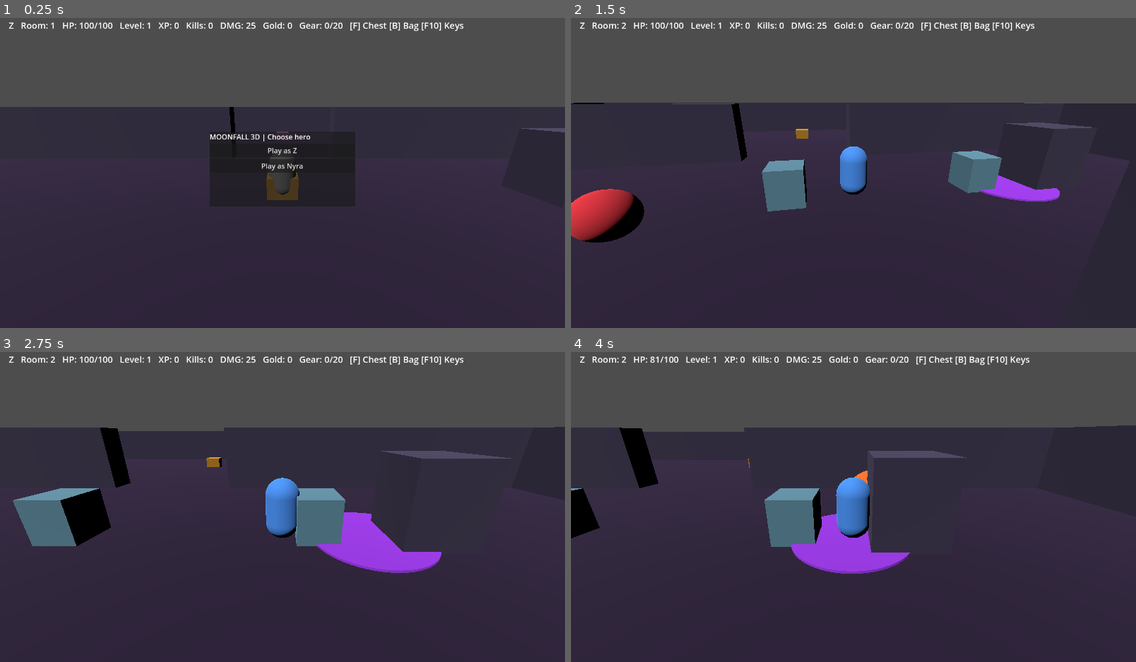
Above: before the commit, frames 1-4 (two rows, left to right).
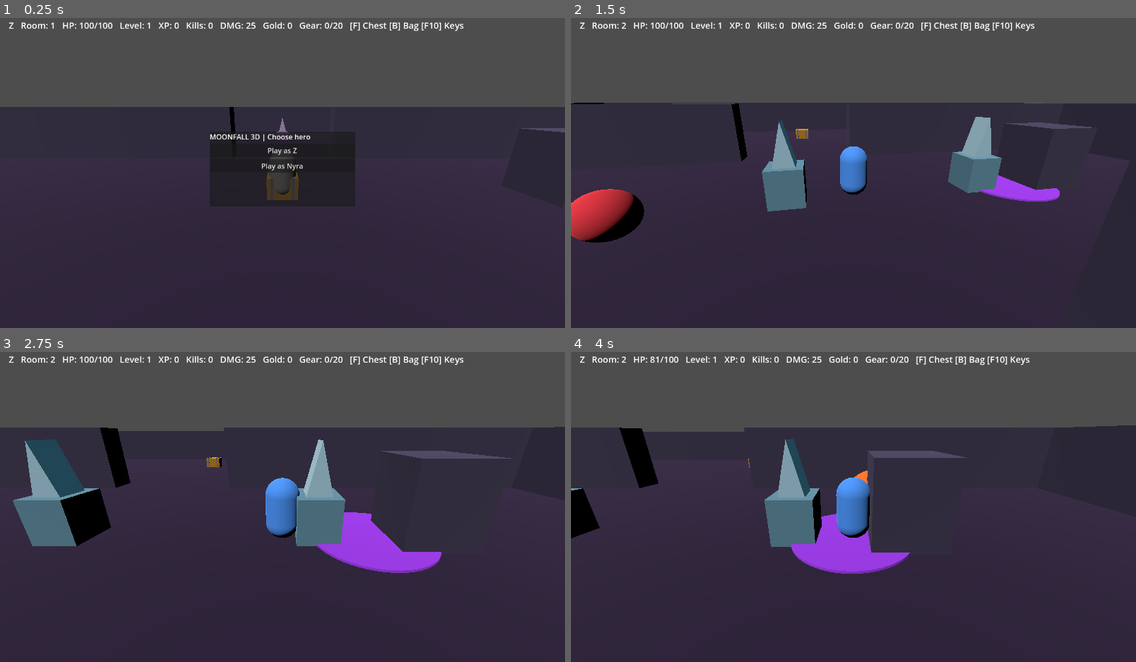
Above: after the commit, the same moments.

Repository: ericgantor-cyber/Moonfall
Game: Godot game, scene res://main.tscn
Same seed, same stepped clock (60 frames per second), same inputs: the game is played once before the commit and once after it.
Inputs (mouse positions are in pixels of both pictures, inside the frame that each line leads up to):
- Up to frame 1 (0.25 s): no input
- Up to frame 2 (1.5 s): click "Play as Z" at 0.5 s; tap Enter at 1.25 s; move the mouse to (977, 154) at 1.27 s; hold D from 1.28 s (still down); tap Q at 1.35 s; click (977, 154) at 1.42 s
- Up to frame 3 (2.75 s): tap Space at 1.52 s; release D at 2 s; drag from (169, 519) to (254, 565) at 2.02 s
- Up to frame 4 (4 s): move the mouse to (910, 432) at 2.77 s; hold D 2.78-3.5 s; tap F at 2.85 s; drag from (825, 565) to (684, 454) at 3.52 s

The runs differ from the first frame. In frame 1, 0.1% of the frame differs, in the area x 47-53%, y 32-59%; in frame 2, 0.8%; in frame 3, 1.7%, in the area x 4-59%, y 28-47%; in frame 4, 0.6%.

Commit message:
Add procedural Moonfall art details for chests, landmarks and foes

Diff:
--- a/Moonfall3D/scripts/game.gd
+++ b/Moonfall3D/scripts/game.gd
@@ -650,6 +650,35 @@
     mat.albedo_color = Color(1.0, 0.25, 0.75) if boss else [Color(0.9, 0.2, 0.25), Color(0.4, 0.75, 0.9), Color(0.95, 0.65, 0.18)][mob_kind]
     body.material_override = mat
     mob.add_child(body)
+    # Small readable silhouettes distinguish enemy archetypes without new assets.
+    if boss:
+        for side in [-1.0, 1.0]:
+            var horn := MeshInstance3D.new()
+            var horn_mesh := CylinderMesh.new()
+            horn_mesh.top_radius = 0.0
+            horn_mesh.bottom_radius = 0.38
+            horn_mesh.height = 1.4
+            horn.mesh = horn_mesh
+            horn.position = Vector3(side * 0.85, 3.25, 0.0)
+            horn.material_override = mat
+            mob.add_child(horn)
+    elif mob_kind == 2:
+        var crest := MeshInstance3D.new()
+        var crest_mesh := PrismMesh.new()
+        crest_mesh.size = Vector3(0.9, 0.8, 0.8)
+        crest.mesh = crest_mesh
+        crest.position = Vector3(0, 1.6, -0.25)
+        crest.material_override = mat
+        mob.add_child(crest)
+    elif mob_kind == 1:
+        var halo := MeshInstance3D.new()
+        var halo_mesh := TorusMesh.new()
+        halo_mesh.inner_radius = 0.54
+        halo_mesh.outer_radius = 0.78
+        halo.mesh = halo_mesh
+        halo.position.y = 1.75
+        halo.material_override = mat
+        mob.add_child(halo)
     var angle := randf() * TAU
     mob.position = player.position + Vector3(cos(angle) * 8.0, 0, sin(angle) * 5.0)
     mob.position.x = clampf(mob.position.x, -ARENA, ARENA)
@@ -758,6 +787,17 @@
         monument.material_override = mon_mat
         monument.position = Vector3(-9.0 + landmark * 9.0, mon_mesh.size.y * 0.5, -17.0 + room_index * 17.0)
         decor.add_child(monument)
+        var crystal := MeshInstance3D.new()
+        var crystal_mesh := PrismMesh.new()
+        crystal_mesh.size = Vector3(0.9, 1.8, 0.9)
+        crystal.mesh = crystal_mesh
+        crystal.position = monument.position + Vector3.UP * (mon_mesh.size.y * 0.5 + 0.9)
+        var crystal_mat := StandardMaterial3D.new()
+        crystal_mat.albedo_color = tint.lightened(0.55)
+        crystal_mat.emission_enabled = true
+        crystal_mat.emission = tint * 0.6
+        crystal.material_override = crystal_mat
+        decor.add_child(crystal)
     # Two readable floor hazards per region; always clear of the central doorway.
     for i in range(2):
         var hazard_pos := Vector3(-11.0 if i == 0 else 11.0, 0.0, -17.0 + float(room_index) * 17.0)
@@ -895,6 +935,29 @@
         mat.albedo_color = Color(0.75, 0.52, 0.12)
         mesh_node.material_override = mat
         chest.add_child(mesh_node)
+        # Metal bands, clasp, and a floating gem make loot recognizable at distance.
+        for band_x in [-0.46, 0.46]:
+            var band := MeshInstance3D.new()
+            var band_mesh := BoxMesh.new()
+            band_mesh.size = Vector3(0.12, 1.05, 1.08)
+            band.mesh = band_mesh
+            band.position = Vector3(band_x, 0.52, 0)
+            var steel := StandardMaterial3D.new()
+            steel.albedo_color = Color(0.43, 0.47, 0.56)
+            band.material_override = steel
+            chest.add_child(band)
+        var jewel := MeshInstance3D.new()
+        var jewel_mesh := SphereMesh.new()
+        jewel_mesh.radius = 0.17
+        jewel_mesh.height = 0.34
+        jewel.mesh = jewel_mesh
+        jewel.position = Vector3(0, 0.72, -0.55)
+        var jewel_mat := StandardMaterial3D.new()
+        jewel_mat.albedo_color = Color(0.2, 0.95, 1.0) if absf(pos.x) > 1.0 else Color(1.0, 0.8, 0.25)
+        jewel_mat.emission_enabled = true
+        jewel_mat.emission = jewel_mat.albedo_color * 0.8
+        jewel.material_override = jewel_mat
+        chest.add_child(jewel)
         chest.position = pos
         chest.set_meta("greater", absf(pos.x) > 1.0)
         if bool(chest.get_meta("greater")):
